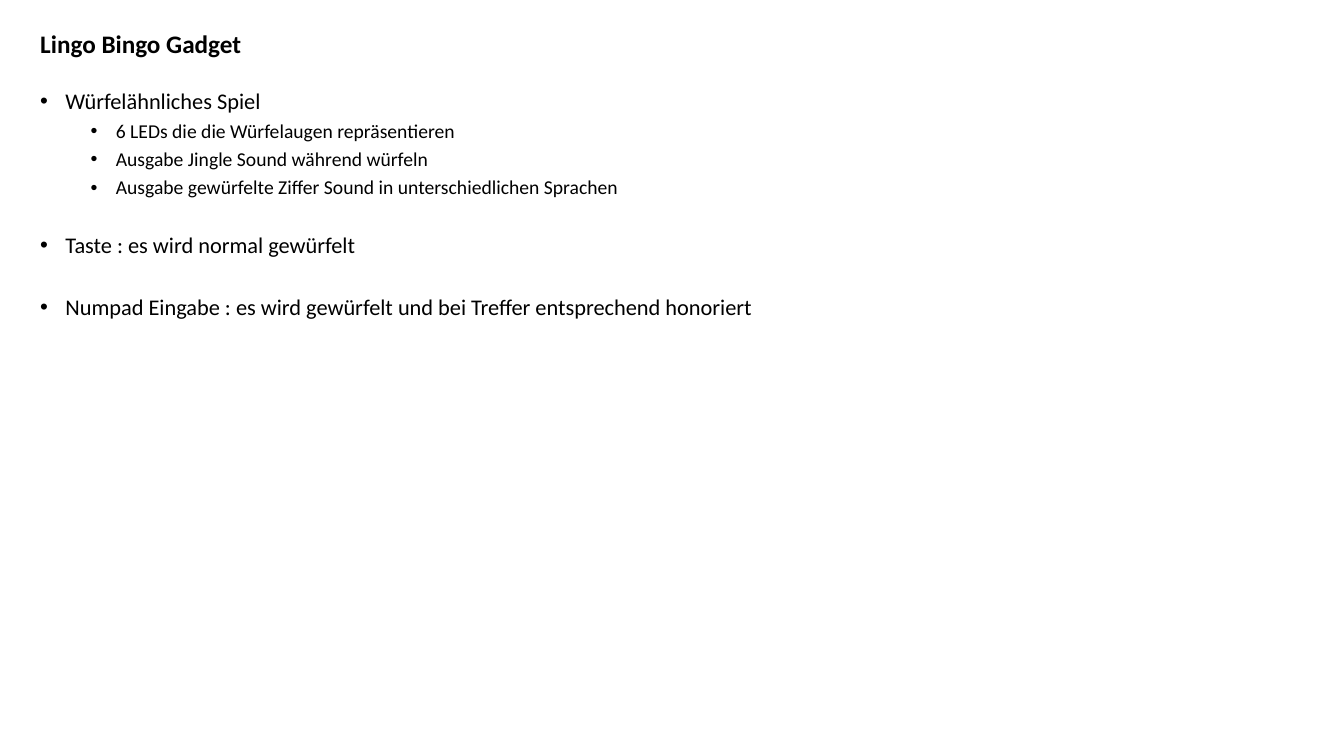
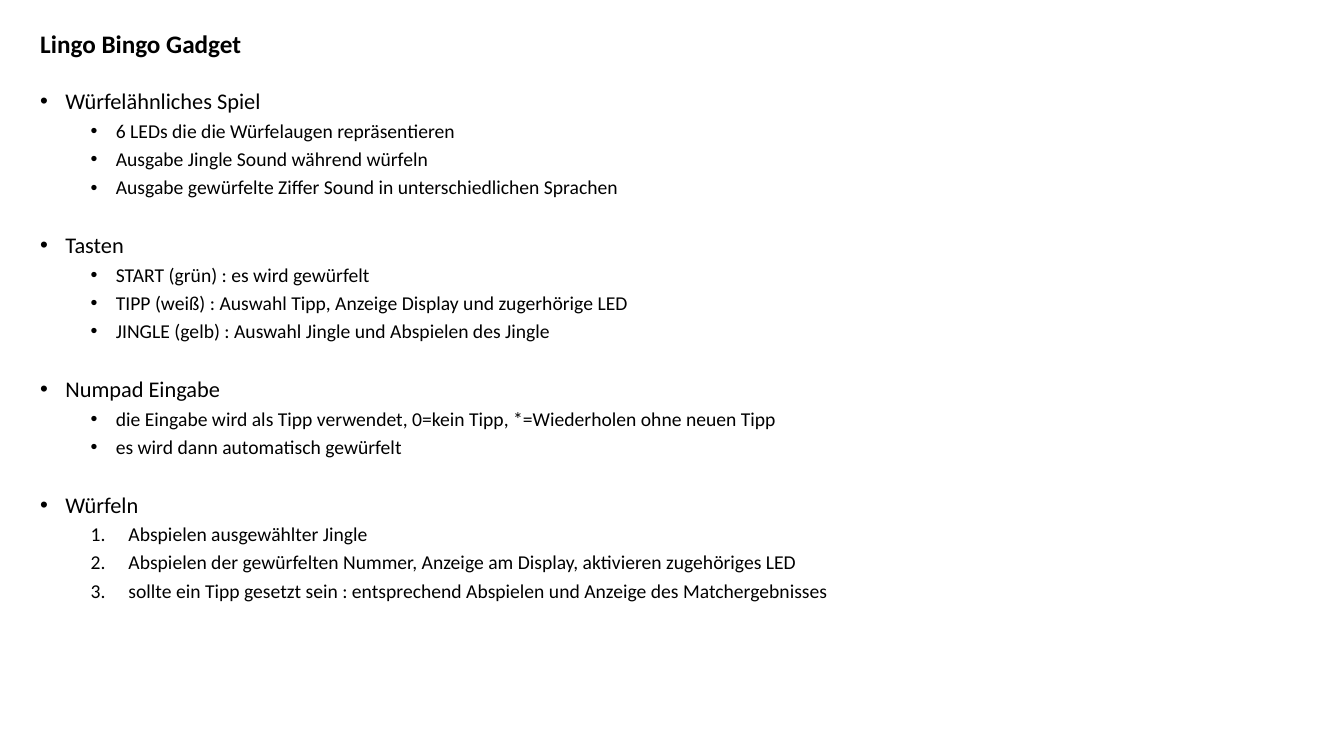
Before and after one commit to jeskes/activityboard, a slide deck: slide 33 of Activityboard.pptx. Drawn at 1344x756 pixels with LibreOffice and Linux fonts; fonts in the diff are those of the drawing. Boxes give left, top, right and bottom in pixels: in the first picture for what was removed or moved away, otherwise in the second. Text is boxed around its words. In the diff, an @@ line names an element or a change of style, - is before the commit and + after.

```diff
--- a/Activityboard.pptx
+++ b/Activityboard.pptx
@@ text at (65,238,827,602): text changed; size 16 to 14 pt @@
-• Taste : es wird normal gewürfelt
-• Numpad Eingabe : es wird gewürfelt und bei Treffer entsprechend honoriert
+• Tasten
+  • START (grün) : es wird gewürfelt
+  • TIPP (weiß) : Auswahl Tipp, Anzeige Display und zugerhörige LED
+  • JINGLE (gelb) : Auswahl Jingle und Abspielen des Jingle
+• Numpad Eingabe
+  • die Eingabe wird als Tipp verwendet, 0=kein Tipp, *=Wiederholen ohne neuen Tipp
+  • es wird dann automatisch gewürfelt
+• Würfeln
+  1. Abspielen ausgewählter Jingle
+  2. Abspielen der gewürfelten Nummer, Anzeige am Display, aktivieren zugehöriges LED
+  3. sollte ein Tipp gesetzt sein : entsprechend Abspielen und Anzeige des Matchergebnisses
```
Also in this commit, not shown: 1 other slide changed, 1 slide added, 6 other files.
